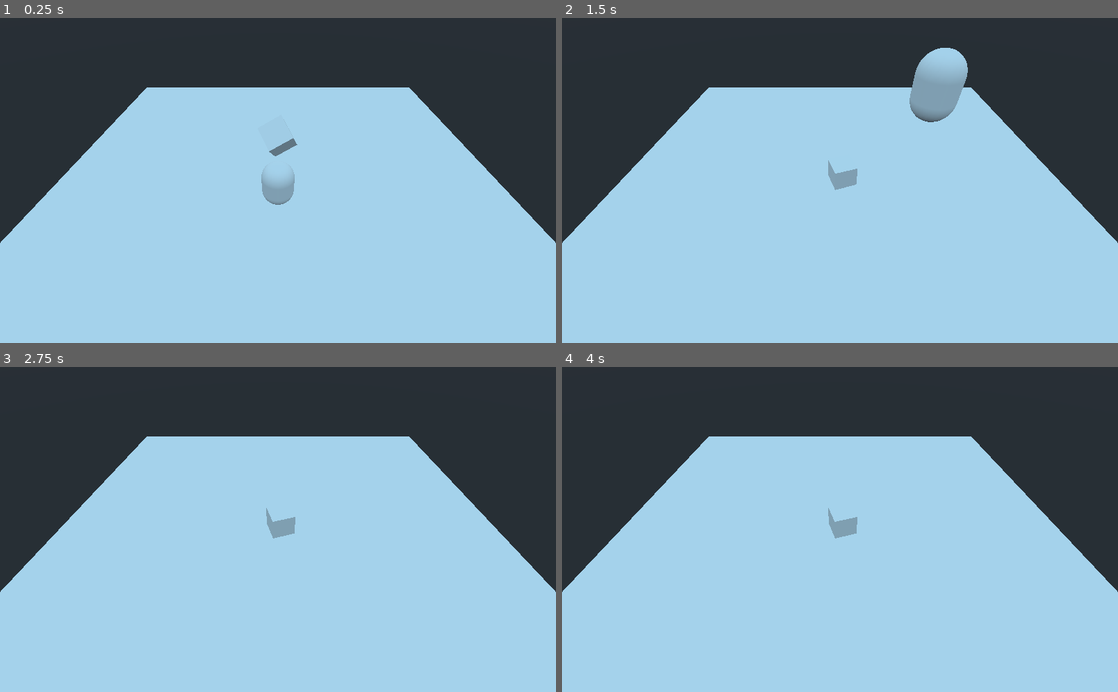
Above: before the commit, frames 1-4 (two rows, left to right).
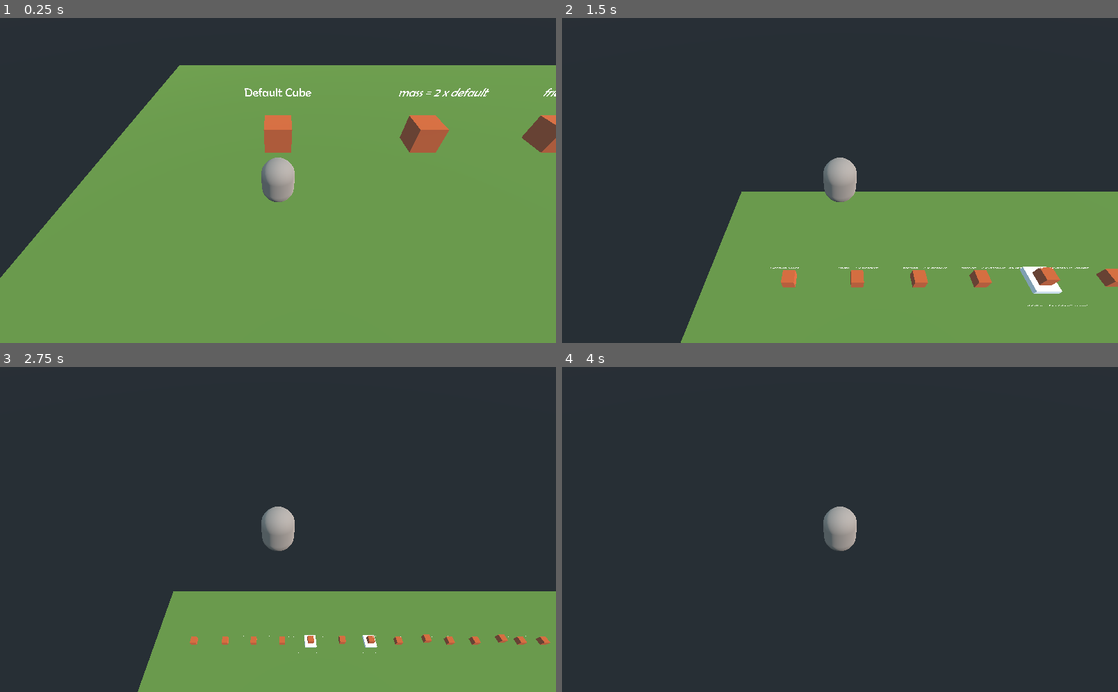
Above: after the commit, the same moments.

Repository: TinyLegions/godot_3d_physics_tutorial
Game: Godot game, scene res://Main.tscn
Same seed, same stepped clock (60 frames per second), same inputs: the game is played once before the commit and once after it. Before the commit the project starts from res://Spatial.tscn.
Inputs:
- Up to frame 1 (0.25 s): no input
- Up to frame 2 (1.5 s): tap Enter (ui_accept) at 0.5, 0.77 s; hold Right (ui_right) 0.53-1.28 s; hold Down (ui_down) from 1.28 s (still down)
- Up to frame 3 (2.75 s): tap Enter (ui_accept) at 1.52 s; release Down (ui_down) at 2.03 s; hold Right (ui_right) from 2.03 s (still down)
- Up to frame 4 (4 s): release Right (ui_right) at 2.78 s; hold Up (ui_up) 2.78-3.53 s; tap Enter (ui_accept) at 3.02, 3.77 s; hold Left (ui_left) from 3.53 s (still down)

The runs differ from the first frame. In frame 1, 77% of the frame differs, in the area x 0-100%, y 14-100%; in frame 2, 68%; in frame 3, 66%; in frame 4, 66%.

Commit message:
Updated with all variables

Diff:
--- /dev/null
+++ b/DefaultCube.tscn
@@ -0,0 +1,19 @@
+[gd_scene load_steps=4 format=2]
+
+[sub_resource type="BoxShape" id=1]
+
+[sub_resource type="CubeMesh" id=2]
+
+[sub_resource type="SpatialMaterial" id=3]
+albedo_color = Color( 0.823529, 0.341176, 0.0313726, 1 )
+metallic_specular = 1.0
+
+[node name="DefaultCube" type="RigidBody"]
+transform = Transform( 1, 0, 0, 0, 1, 0, 0, 0, 1, 0, 5, 0 )
+
+[node name="CollisionShape" type="CollisionShape" parent="."]
+shape = SubResource( 1 )
+
+[node name="MeshInstance" type="MeshInstance" parent="."]
+mesh = SubResource( 2 )
+material/0 = SubResource( 3 )
--- /dev/null
+++ b/Description.gd
@@ -0,0 +1,22 @@
+tool
+extends Sprite3D
+
+
+# Declare member variables here. Examples:
+# var a = 2
+# var b = "text"
+export var text = "placeholder" setget setText
+
+# Called when the node enters the scene tree for the first time.
+func _ready():
+	texture = $Viewport.get_texture()
+	pass # Replace with function body.
+
+func setText(newText):
+	text = newText
+	$Viewport/CenterContainer/Label.text = text
+
+
+# Called every frame. 'delta' is the elapsed time since the previous frame.
+#func _process(delta):
+#	pass
--- /dev/null
+++ b/Description.tscn
@@ -0,0 +1,35 @@
+[gd_scene load_steps=5 format=2]
+
+[ext_resource path="res://Description.gd" type="Script" id=1]
+[ext_resource path="res://Berlin Sans FB Regular.ttf" type="DynamicFontData" id=2]
+
+[sub_resource type="ViewportTexture" id=3]
+
+[sub_resource type="DynamicFont" id=2]
+size = 80
+use_mipmaps = true
+use_filter = true
+font_data = ExtResource( 2 )
+
+[node name="Description" type="Sprite3D"]
+texture = SubResource( 3 )
+script = ExtResource( 1 )
+
+[node name="Viewport" type="Viewport" parent="."]
+size = Vector2( 1000, 400 )
+transparent_bg = true
+render_target_v_flip = true
+
+[node name="CenterContainer" type="CenterContainer" parent="Viewport"]
+margin_right = 1000.0
+margin_bottom = 400.0
+rect_min_size = Vector2( 400, 400 )
+
+[node name="Label" type="Label" parent="Viewport/CenterContainer"]
+margin_left = 305.0
+margin_top = 155.0
+margin_right = 695.0
+margin_bottom = 244.0
+custom_fonts/font = SubResource( 2 )
+text = "placeholder"
+align = 1
--- /dev/null
+++ b/Main.tscn
@@ -0,0 +1,364 @@
+[gd_scene load_steps=41 format=2]
+
+[ext_resource path="res://character.gd" type="Script" id=1]
+[ext_resource path="res://DefaultCube.tscn" type="PackedScene" id=2]
+[ext_resource path="res://Description.tscn" type="PackedScene" id=3]
+
+[sub_resource type="PhysicsMaterial" id=3]
+
+[sub_resource type="BoxShape" id=9]
+extents = Vector3( 100, 1, 20 )
+
+[sub_resource type="PlaneMesh" id=5]
+size = Vector2( 200, 40 )
+
+[sub_resource type="SpatialMaterial" id=8]
+albedo_color = Color( 0.4, 0.529412, 0.227451, 1 )
+
+[sub_resource type="CapsuleShape" id=6]
+
+[sub_resource type="CapsuleMesh" id=7]
+
+[sub_resource type="SpatialMaterial" id=10]
+albedo_color = Color( 0.65098, 0.580392, 0.537255, 1 )
+
+[sub_resource type="ViewportTexture" id=11]
+
+[sub_resource type="ViewportTexture" id=12]
+
+[sub_resource type="ViewportTexture" id=13]
+
+[sub_resource type="PhysicsMaterial" id=14]
+friction = 2.0
+
+[sub_resource type="ViewportTexture" id=15]
+
+[sub_resource type="PhysicsMaterial" id=16]
+friction = 2.0
+rough = true
+
+[sub_resource type="ViewportTexture" id=17]
+
+[sub_resource type="PhysicsMaterial" id=18]
+friction = 2.0
+rough = true
+
+[sub_resource type="ViewportTexture" id=19]
+
+[sub_resource type="ViewportTexture" id=25]
+
+[sub_resource type="PhysicsMaterial" id=20]
+friction = 3.0
+rough = true
+
+[sub_resource type="CubeMesh" id=21]
+size = Vector3( 4, 2, 4 )
+
+[sub_resource type="BoxShape" id=22]
+extents = Vector3( 2, 1, 2 )
+
+[sub_resource type="PhysicsMaterial" id=26]
+bounce = 1.0
+absorbent = true
+
+[sub_resource type="ViewportTexture" id=23]
+
+[sub_resource type="ViewportTexture" id=27]
+
+[sub_resource type="PhysicsMaterial" id=24]
+bounce = 1.0
+
+[sub_resource type="ViewportTexture" id=28]
+
+[sub_resource type="ViewportTexture" id=29]
+
+[sub_resource type="ViewportTexture" id=30]
+
+[sub_resource type="ViewportTexture" id=31]
+
+[sub_resource type="ViewportTexture" id=32]
+
+[sub_resource type="ViewportTexture" id=33]
+
+[sub_resource type="ViewportTexture" id=40]
+
+[sub_resource type="ViewportTexture" id=34]
+
+[sub_resource type="ViewportTexture" id=35]
+
+[sub_resource type="ViewportTexture" id=36]
+
+[sub_resource type="ViewportTexture" id=37]
+
+[sub_resource type="ViewportTexture" id=38]
+
+[sub_resource type="PhysicsMaterial" id=39]
+friction = 0.0
+
+[node name="Main" type="Spatial"]
+
+[node name="Surface" type="RigidBody" parent="."]
+mode = 1
+mass = 10.0
+physics_material_override = SubResource( 3 )
+gravity_scale = 2.0
+
+[node name="CollisionShape" type="CollisionShape" parent="Surface"]
+transform = Transform( 1, 0, 0, 0, 1, 0, 0, 0, 1, 0, -1, 0 )
+shape = SubResource( 9 )
+
+[node name="MeshInstance" type="MeshInstance" parent="Surface"]
+mesh = SubResource( 5 )
+material/0 = SubResource( 8 )
+
+[node name="Player" type="RigidBody" parent="."]
+transform = Transform( 1, 0, 0, 0, -1.62921e-07, -1, 0, 1, -1.62921e-07, -86, 2, 5 )
+mode = 2
+script = ExtResource( 1 )
+magnitude = 20
+
+[node name="CollisionShape" type="CollisionShape" parent="Player"]
+shape = SubResource( 6 )
+
+[node name="MeshInstance" type="MeshInstance" parent="Player"]
+mesh = SubResource( 7 )
+material/0 = SubResource( 10 )
+
+[node name="Camera" type="Camera" parent="Player"]
+transform = Transform( 1, 0, 0, 0, -0.707107, 0.707107, 0, -0.707107, -0.707107, 0, 10, -10 )
+
+[node name="DirectionalLight" type="DirectionalLight" parent="."]
+transform = Transform( 0.710738, 0.269462, 0.649801, -0.703457, 0.272251, 0.656527, 0, -0.923726, 0.383054, 0, 11.7631, 0 )
+
+[node name="Description" parent="." instance=ExtResource( 3 )]
+transform = Transform( 1, 0, 0, 0, 1, 0, 0, 0, 1, -86, 5, 0 )
+texture = SubResource( 11 )
+text = "Default Cube"
+
+[node name="DefaultCube" parent="." instance=ExtResource( 2 )]
+transform = Transform( 1, 0, 0, 0, 1, 0, 0, 0, 1, -86, 2, 0 )
+
+[node name="Description2" parent="." instance=ExtResource( 3 )]
+transform = Transform( 1, 0, 0, 0, 1, 0, 0, 0, 1, -75, 5, 0 )
+texture = SubResource( 12 )
+text = "mass = 2 x default"
+
+[node name="HighMass" parent="." instance=ExtResource( 2 )]
+transform = Transform( 1, 0, 0, 0, 1, 0, 0, 0, 1, -75, 2, 0 )
+mass = 2.0
+
+[node name="Description3" parent="." instance=ExtResource( 3 )]
+transform = Transform( 1, 0, 0, 0, 1, 0, 0, 0, 1, -65, 5, 0 )
+texture = SubResource( 13 )
+text = "friction = 2 x default"
+
+[node name="HighFriction" parent="." instance=ExtResource( 2 )]
+transform = Transform( 1, 0, 0, 0, 1, 0, 0, 0, 1, -65, 2, 0 )
+mass = 2.0
+physics_material_override = SubResource( 14 )
+
+[node name="Description4" parent="." instance=ExtResource( 3 )]
+transform = Transform( 1, 0, 0, 0, 1, 0, 0, 0, 1, -55, 5, 0 )
+texture = SubResource( 15 )
+text = "friction = 2 x default , rough"
+
+[node name="HighFriction2" parent="." instance=ExtResource( 2 )]
+transform = Transform( 1, 0, 0, 0, 1, 0, 0, 0, 1, -55, 2, 0 )
+mass = 2.0
+physics_material_override = SubResource( 16 )
+
+[node name="Description5" parent="." instance=ExtResource( 3 )]
+transform = Transform( 1, 0, 0, 0, 1, 0, 0, 0, 1, -45, 5, 0 )
+texture = SubResource( 17 )
+text = "friction = 2 x default , rough"
+
+[node name="HighFriction3" parent="." instance=ExtResource( 2 )]
+transform = Transform( 1, 0, 0, 0, 1, 0, 0, 0, 1, -45, 2, 0 )
+mass = 2.0
+physics_material_override = SubResource( 18 )
+
+[node name="Description6" parent="." instance=ExtResource( 3 )]
+transform = Transform( 1, 0, 0, 0, 1, 0, 0, 0, 1, -45, 1, 4 )
+texture = SubResource( 19 )
+text = "friction = 3 x default , rough"
+
+[node name="Description9" parent="." instance=ExtResource( 3 )]
+transform = Transform( 1, 0, 0, 0, 1, 0, 0, 0, 1, -24, 1, 4 )
+texture = SubResource( 25 )
+text = "bounce = 1, absorbent"
+
+[node name="RoughSurface" type="StaticBody" parent="."]
+transform = Transform( 1, 0, 0, 0, 1, 0, 0, 0, 1, -45, 0, 0 )
+physics_material_override = SubResource( 20 )
+
+[node name="MeshInstance" type="MeshInstance" parent="RoughSurface"]
+mesh = SubResource( 21 )
+material/0 = null
+
+[node name="CollisionShape" type="CollisionShape" parent="RoughSurface"]
+shape = SubResource( 22 )
+
+[node name="RoughSurface2" type="StaticBody" parent="."]
+transform = Transform( 1, 0, 0, 0, 1, 0, 0, 0, 1, -24, 0, 0 )
+physics_material_override = SubResource( 26 )
+
+[node name="MeshInstance" type="MeshInstance" parent="RoughSurface2"]
+mesh = SubResource( 21 )
+material/0 = null
+
+[node name="CollisionShape" type="CollisionShape" parent="RoughSurface2"]
+shape = SubResource( 22 )
+
+[node name="Description7" parent="." instance=ExtResource( 3 )]
+transform = Transform( 1, 0, 0, 0, 1, 0, 0, 0, 1, -34, 5, 0 )
+texture = SubResource( 23 )
+text = "bounce = 1, character"
+
+[node name="Description8" parent="." instance=ExtResource( 3 )]
+transform = Transform( 1, 0, 0, 0, 1, 0, 0, 0, 1, -24, 5, 0 )
+texture = SubResource( 27 )
+text = "bounce = 1, character"
+
+[node name="HighBounce" parent="." instance=ExtResource( 2 )]
+transform = Transform( 1, 0, 0, 0, 1, 0, 0, 0, 1, -34, 2, 0 )
+mode = 2
+mass = 2.0
+physics_material_override = SubResource( 24 )
+
+[node name="HighBounce2" parent="." instance=ExtResource( 2 )]
+transform = Transform( 1, 0, 0, 0, 1, 0, 0, 0, 1, -24, 3, 0 )
+mode = 2
+mass = 2.0
+physics_material_override = SubResource( 24 )
+
+[node name="Description10" parent="." instance=ExtResource( 3 )]
+transform = Transform( 1, 0, 0, 0, 1, 0, 0, 0, 1, -14, 5, 0 )
+texture = SubResource( 28 )
+text = "Gravity Scale x 2"
+
+[node name="HighGravity" parent="." instance=ExtResource( 2 )]
+transform = Transform( 1, 0, 0, 0, 1, 0, 0, 0, 1, -14, 3, 0 )
+mass = 2.0
+gravity_scale = 2.0
+
+[node name="Description11" parent="." instance=ExtResource( 3 )]
+transform = Transform( 1, 0, 0, 0, 1, 0, 0, 0, 1, -5, 5, 0 )
+texture = SubResource( 29 )
+text = "Custom Integrator"
+
+[node name="CustomIntegrator" parent="." instance=ExtResource( 2 )]
+transform = Transform( 1, 0, 0, 0, 1, 0, 0, 0, 1, -5, 3, 0 )
+mass = 2.0
+custom_integrator = true
+
+[node name="Description12" parent="." instance=ExtResource( 3 )]
+transform = Transform( 1, 0, 0, 0, 1, 0, 0, 0, 1, 4, 5, 0 )
+texture = SubResource( 30 )
+text = "No Continuous Detection"
+
+[node name="NoContinuousDetection" parent="." instance=ExtResource( 2 )]
+transform = Transform( 1, 0, 0, 0, 1, 0, 0, 0, 1, 4, 3, 0 )
+mass = 2.0
+
+[node name="Description13" parent="." instance=ExtResource( 3 )]
+transform = Transform( 1, 0, 0, 0, 1, 0, 0, 0, 1, 13, 5, 0 )
+texture = SubResource( 31 )
+text = "Continuous Detection"
+
+[node name="ContinuousDetection" parent="." instance=ExtResource( 2 )]
+transform = Transform( 1, 0, 0, 0, 1, 0, 0, 0, 1, 13, 3, 0 )
+mass = 2.0
+continuous_cd = true
+
+[node name="Description14" parent="." instance=ExtResource( 3 )]
+transform = Transform( 1, 0, 0, 0, 1, 0, 0, 0, 1, 21, 5, 0 )
+texture = SubResource( 32 )
+text = "Sleeping"
+
+[node name="Sleeping" parent="." instance=ExtResource( 2 )]
+transform = Transform( 1, 0, 0, 0, 1, 0, 0, 0, 1, 21, 3, 0 )
+mass = 2.0
+continuous_cd = true
+sleeping = true
+
+[node name="Description15" parent="." instance=ExtResource( 3 )]
+transform = Transform( 1, 0, 0, 0, 1, 0, 0, 0, 1, 29, 5, 0 )
+texture = SubResource( 33 )
+text = "CanSleep"
+
+[node name="CanSleep" parent="." instance=ExtResource( 2 )]
+transform = Transform( 1, 0, 0, 0, 1, 0, 0, 0, 1, 29, 3, 0 )
+mass = 2.0
+continuous_cd = true
+
+[node name="Description21" parent="." instance=ExtResource( 3 )]
+transform = Transform( 1, 0, 0, 0, 1, 0, 0, 0, 1, 45, 5, 0 )
+texture = SubResource( 40 )
+text = "AxisLock"
+
+[node name="AxisLock" parent="." instance=ExtResource( 2 )]
+transform = Transform( 0.866025, 0.433013, -0.25, -0.5, 0.75, -0.433013, 0, 0.5, 0.866025, 45, 3, 0 )
+mass = 2.0
+continuous_cd = true
+axis_lock_linear_x = true
+axis_lock_linear_y = true
+axis_lock_angular_x = true
+axis_lock_angular_y = true
+axis_lock_angular_z = true
+
+[node name="Description16" parent="." instance=ExtResource( 3 )]
+transform = Transform( 1, 0, 0, 0, 1, 0, 0, 0, 1, 37, 5, 0 )
+texture = SubResource( 34 )
+text = "CannotSleep"
+
+[node name="CannotSleep" parent="." instance=ExtResource( 2 )]
+transform = Transform( 1, 0, 0, 0, 1, 0, 0, 0, 1, 37, 3, 0 )
+mass = 2.0
+continuous_cd = true
+can_sleep = false
+
+[node name="Description17" parent="." instance=ExtResource( 3 )]
+transform = Transform( 1, 0, 0, 0, 1, 0, 0, 0, 1, 55, 5, 0 )
+texture = SubResource( 35 )
+text = "HighLinear"
+
+[node name="HighLinear" parent="." instance=ExtResource( 2 )]
+transform = Transform( 1, 0, 0, 0, 1, 0, 0, 0, 1, 55, 3, 0 )
+mass = 2.0
+continuous_cd = true
+linear_velocity = Vector3( 0, 0, -10 )
+
+[node name="Description18" parent="." instance=ExtResource( 3 )]
+transform = Transform( 1, 0, 0, 0, 1, 0, 0, 0, 1, 62, 5, 0 )
+texture = SubResource( 36 )
+text = "HighAngular"
+
+[node name="HighAngular" parent="." instance=ExtResource( 2 )]
+transform = Transform( 1, 0, 0, 0, 1, 0, 0, 0, 1, 62, 3, 0 )
+mass = 2.0
+continuous_cd = true
+angular_velocity = Vector3( 0, 10, 0 )
+
+[node name="Description19" parent="." instance=ExtResource( 3 )]
+transform = Transform( 1, 0, 0, 0, 1, 0, 0, 0, 1, 70, 5, 0 )
+texture = SubResource( 37 )
+text = "LinearDamp"
+
+[node name="LinearDamp" parent="." instance=ExtResource( 2 )]
+transform = Transform( 1, 0, 0, 0, 1, 0, 0, 0, 1, 70, 3, 0 )
+mass = 2.0
+continuous_cd = true
+linear_damp = 10.0
+
+[node name="Description20" parent="." instance=ExtResource( 3 )]
+transform = Transform( 1, 0, 0, 0, 1, 0, 0, 0, 1, 78, 5, 0 )
+texture = SubResource( 38 )
+text = "AngularDamp,NoFriction"
+
+[node name="AngularDamp" parent="." instance=ExtResource( 2 )]
+transform = Transform( 1, 0, 0, 0, 1, 0, 0, 0, 1, 78, 3, 0 )
+mass = 2.0
+physics_material_override = SubResource( 39 )
+continuous_cd = true
+angular_damp = 2.0
+[connection signal="body_entered" from="Player" to="Player" method="_on_RigidBody3_body_entered"]
--- a/Spatial.tscn
+++ /dev/null
@@ -1,59 +0,0 @@
-[gd_scene load_steps=9 format=2]
-
-[ext_resource path="res://character.gd" type="Script" id=1]
-
-[sub_resource type="BoxShape" id=1]
-
-[sub_resource type="CubeMesh" id=2]
-
-[sub_resource type="PhysicsMaterial" id=3]
-
-[sub_resource type="PlaneShape" id=4]
-
-[sub_resource type="PlaneMesh" id=5]
-size = Vector2( 40, 40 )
-
-[sub_resource type="CapsuleShape" id=6]
-
-[sub_resource type="CapsuleMesh" id=7]
-
-[node name="Spatial" type="Spatial"]
-
-[node name="RigidBody" type="RigidBody" parent="."]
-transform = Transform( 0.875, -0.216506, 0.433013, 0.433013, 0.75, -0.5, -0.216506, 0.625, 0.75, 0, 5, 0 )
-
-[node name="CollisionShape" type="CollisionShape" parent="RigidBody"]
-shape = SubResource( 1 )
-
-[node name="MeshInstance" type="MeshInstance" parent="RigidBody"]
-mesh = SubResource( 2 )
-material/0 = null
-
-[node name="RigidBody2" type="RigidBody" parent="."]
-mode = 1
-mass = 10.0
-physics_material_override = SubResource( 3 )
-gravity_scale = 2.0
-
-[node name="CollisionShape" type="CollisionShape" parent="RigidBody2"]
-shape = SubResource( 4 )
-
-[node name="MeshInstance" type="MeshInstance" parent="RigidBody2"]
-mesh = SubResource( 5 )
-material/0 = null
-
-[node name="Camera" type="Camera" parent="."]
-transform = Transform( 1, 0, 0, 0, 0.707107, 0.707107, 0, -0.707107, 0.707107, 0, 15, 15 )
-
-[node name="RigidBody3" type="RigidBody" parent="."]
-transform = Transform( 1, 0, 0, 0, -1.62921e-07, -1, 0, 1, -1.62921e-07, 0, 5, 5 )
-mode = 2
-script = ExtResource( 1 )
-
-[node name="CollisionShape" type="CollisionShape" parent="RigidBody3"]
-shape = SubResource( 6 )
-
-[node name="MeshInstance" type="MeshInstance" parent="RigidBody3"]
-mesh = SubResource( 7 )
-material/0 = null
-[connection signal="body_entered" from="RigidBody3" to="RigidBody3" method="_on_RigidBody3_body_entered"]
--- a/project.godot
+++ b/project.godot
@@ -16,7 +16,7 @@
 [application]
 
 config/name="Godot 3d Physics Tutorial 3"
-run/main_scene="res://Spatial.tscn"
+run/main_scene="res://Main.tscn"
 config/icon="res://icon.png"
 
 [rendering]
Binary file added: Berlin Sans FB Regular.ttf
